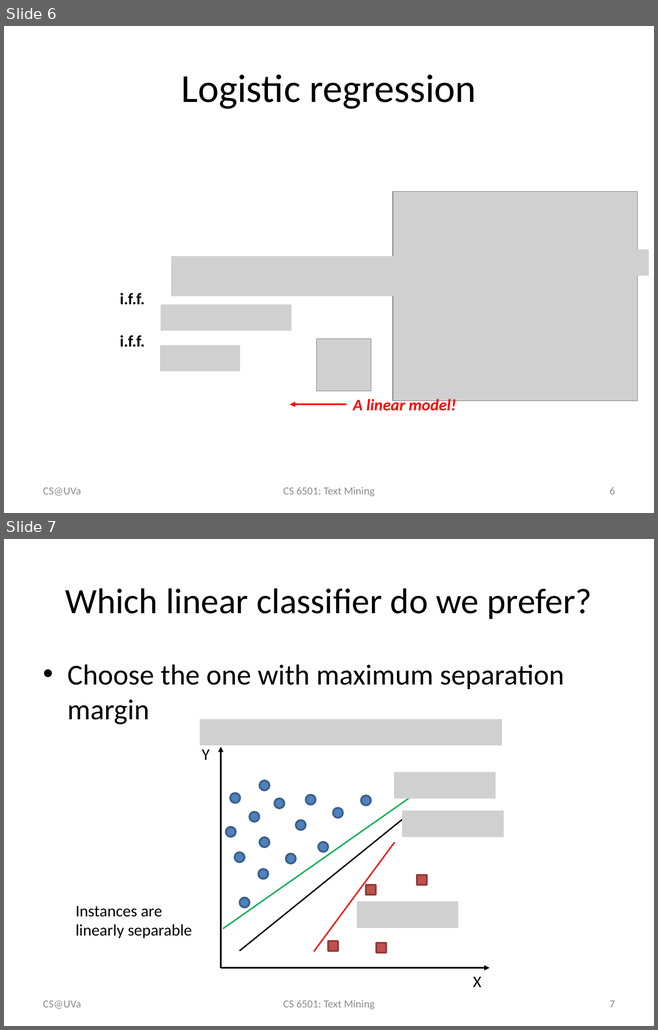
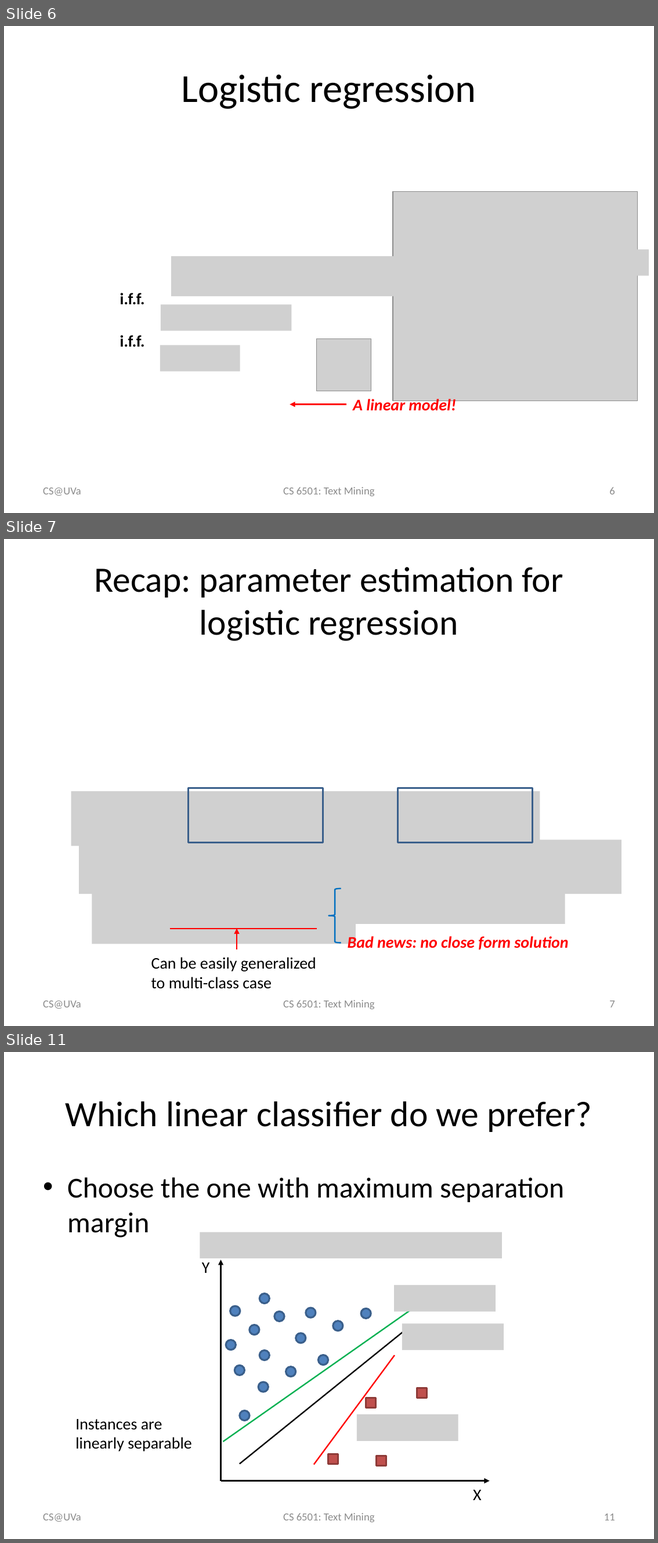
Before and after one commit to wang296/CS6501-Text-Mining, a slide deck: docs/svm.pptx. Shown one above the other, each under a label of ours: slides 6 and 7 before the commit, slides 6, 7 and 11 after it; the slides between them are not shown. The pictures are 658x1030 and 658x1543 pixels, drawn with LibreOffice and Linux fonts; fonts in the diff are those of the drawing; grey boxes stand for pictures. Boxes give left, top, right and bottom in pixels: in the first picture for what was removed or moved away, otherwise in the second. Text is boxed around its words. In the diff, an @@ line names an element or a change of style, - is before the commit and + after.

```diff
--- a/docs/svm.pptx
+++ b/docs/svm.pptx
@@ slide 7 added at box(4, 539, 654, 1026), background #FFFFFF @@
@@ title added at box(94, 567, 563, 641), 39.6 pt, text #000000 @@
+Recap: parameter estimation for logistic regression
@@ picture added at box(71, 792, 539, 846) @@
@@ rectangle added at box(188, 788, 322, 843), outline #3A5F8C 2 pt @@
@@ rectangle added at box(398, 788, 532, 843), outline #3A5F8C 2 pt @@
@@ picture added at box(79, 840, 621, 895) @@
@@ picture added at box(340, 878, 565, 924) @@
@@ picture added at box(92, 890, 355, 944) @@
@@ left brace added at box(329, 889, 341, 943), outline #0070C0 1.5 pt @@
@@ line added from (170, 929) to (317, 929), #FF0000 1.5 pt @@
@@ arrow added from (237, 950) to (237, 929), #FF0000 1.5 pt @@
@@ text added at box(347, 935, 568, 950), 18 pt, text #FF0000, bold, italic @@
+Bad news: no close form solution
@@ text added at box(151, 957, 316, 989), 18 pt, text #000000 @@
+Can be easily generalized to multi-class case
@@ text added at box(43, 1001, 81, 1009), 12 pt, text #8C8C8C @@
+CS@UVa
@@ text added at box(283, 1000, 375, 1009), 12 pt, text #8C8C8C @@
+CS 6501: Text Mining
@@ page number added at box(609, 1001, 614, 1008), 12 pt, text #8C8C8C @@
+7
@@ what was slide 7 is now slide 11 @@
@@ page number at box(604, 1514, 615, 1521): text changed @@
-7
+11
```
Also in this commit, not shown: 2 slides changed, 3 other slides added, 6 other files.
